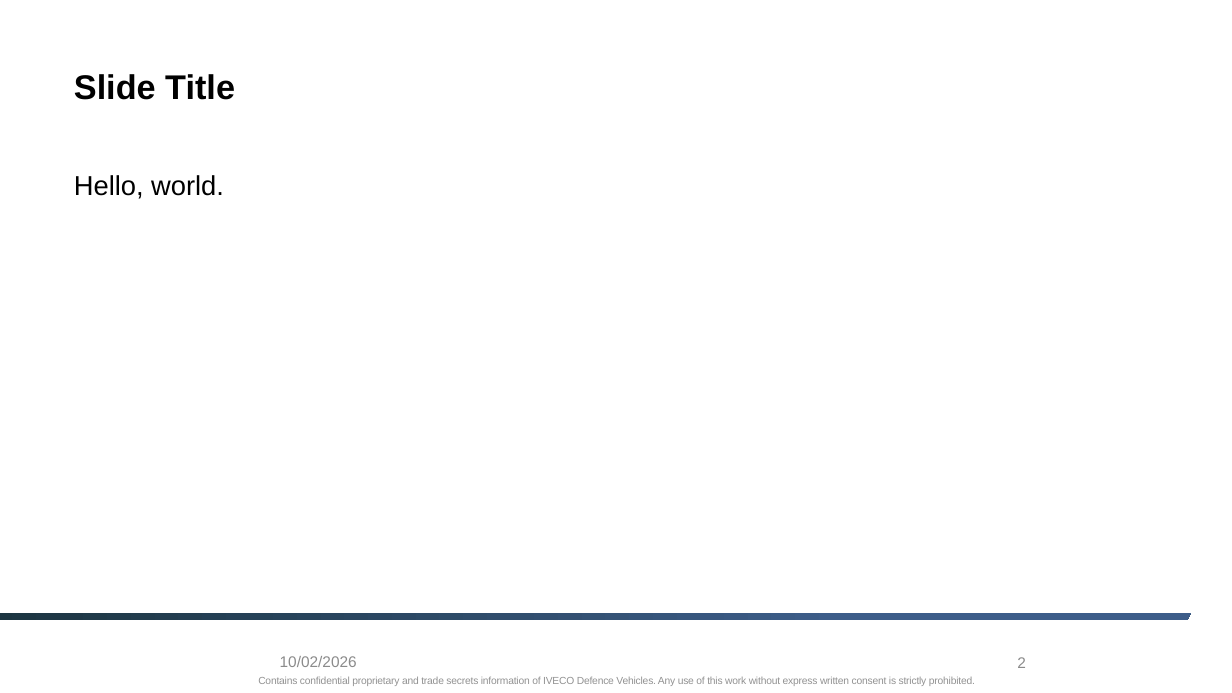
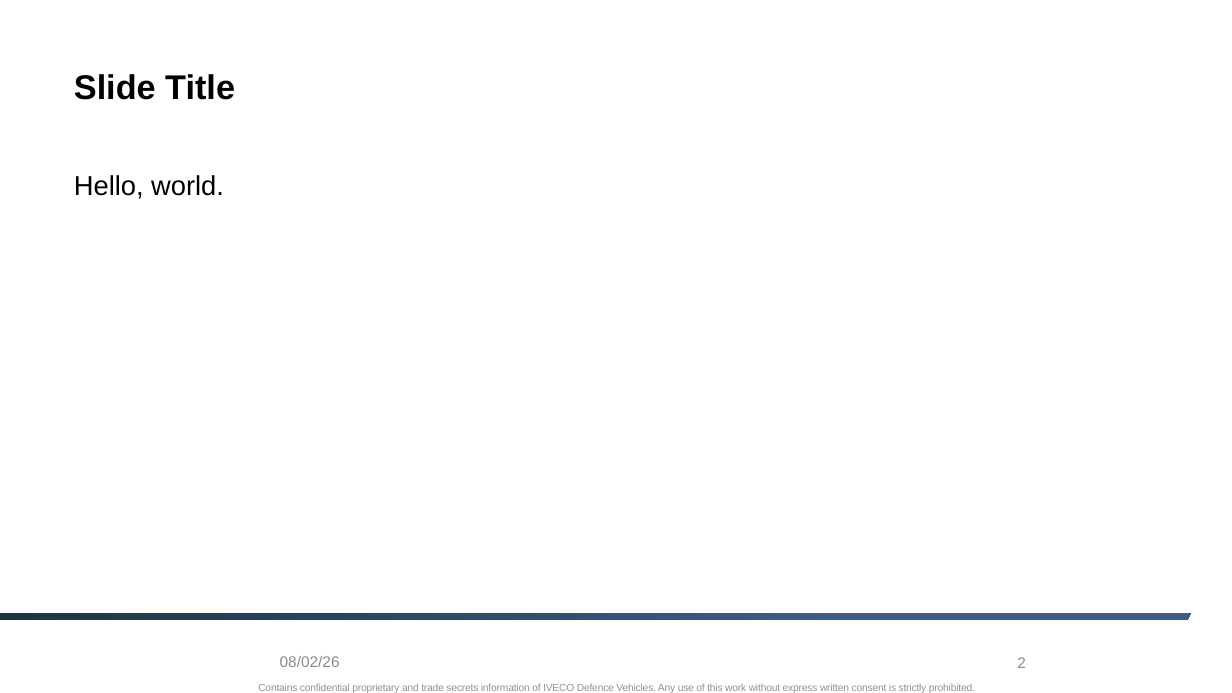
Before and after one commit to IDV-Share/quarto-presentation-templates, a slide deck: slide 2 of _extensions/IDV-Share/quarto-presentation-templates/reference/IDV-template.pptx. Drawn at 1232x693 pixels with LibreOffice and Linux fonts; fonts in the diff are those of the drawing; background and template pictures are left out. Boxes give left, top, right and bottom in pixels: in the first picture for what was removed or moved away, otherwise in the second. Text is boxed around its words. In the diff, an @@ line names an element or a change of style, - is before the commit and + after.

```diff
--- a/_extensions/IDV-Share/quarto-presentation-templates/reference/IDV-template.pptx
+++ b/_extensions/IDV-Share/quarto-presentation-templates/reference/IDV-template.pptx
@@ text at bbox=[280, 656, 340, 667]: text changed @@
-10/02/2026
+08/02/26
@@ text "Contains confidential proprietary and trade ...": place and size @@
-text "Contains confidential proprietary and trade ..." at bbox=[258, 677, 975, 686]
+text "Contains confidential proprietary and trade ..." at bbox=[258, 684, 975, 693]
```
Also in this commit, not shown: 2 other slides changed, 6 other files.
